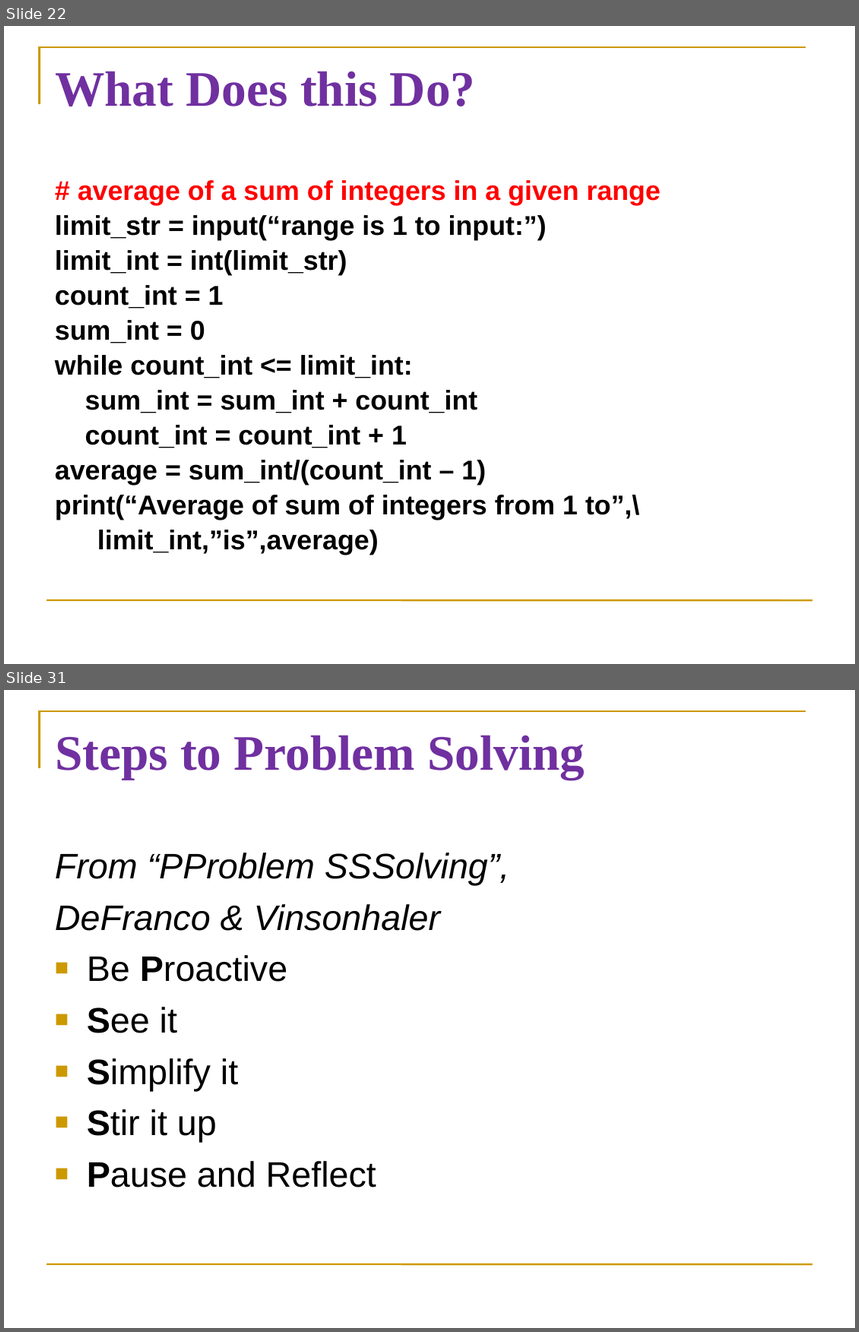
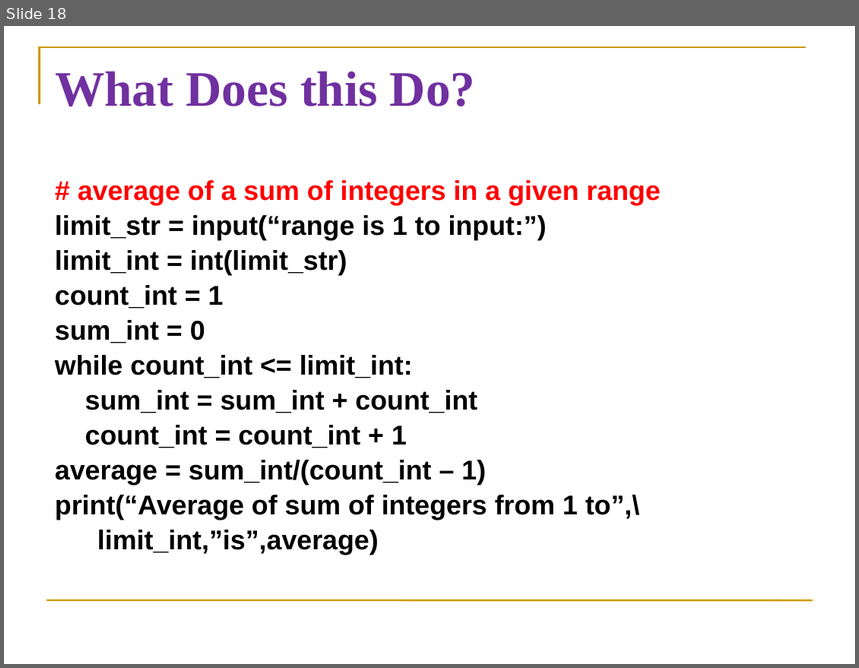
Before and after one commit to diesburg/cs1510_sp26, a slide deck: sessions/s14/s14.ppt. Shown one above the other, each under a label of ours: slides 22 and 31 before the commit, slide 18 after it; the slides between them are not shown. The pictures are 859x1332 and 859x668 pixels, drawn with LibreOffice and Linux fonts; fonts in the diff are those of the drawing. Boxes give left, top, right and bottom in pixels: in the first picture for what was removed or moved away, otherwise in the second. Text is boxed around its words. In the diff, an @@ line names an element or a change of style, - is before the commit and + after.

```diff
--- a/sessions/s14/s14.ppt
+++ b/sessions/s14/s14.ppt
@@ slide 31 removed at [4, 690, 855, 1328], background #FFFFFF; not listed: 2 template elements that a slide beside it also shows @@
@@ title removed at [55, 735, 585, 779] @@
-Steps to Problem Solving
@@ text removed at [55, 853, 510, 1188] @@
-From “PProblem SSSolving”,
-DeFranco & Vinsonhaler
-■ Be Proactive
-■ See it
-■ Simplify it
-■ Stir it up
-■ Pause and Reflect
@@ what was slide 22 is now slide 18 @@
```
Also in this commit, not shown: 2 slides changed, 3 slides added, 22 other slides removed, 2 other files.
